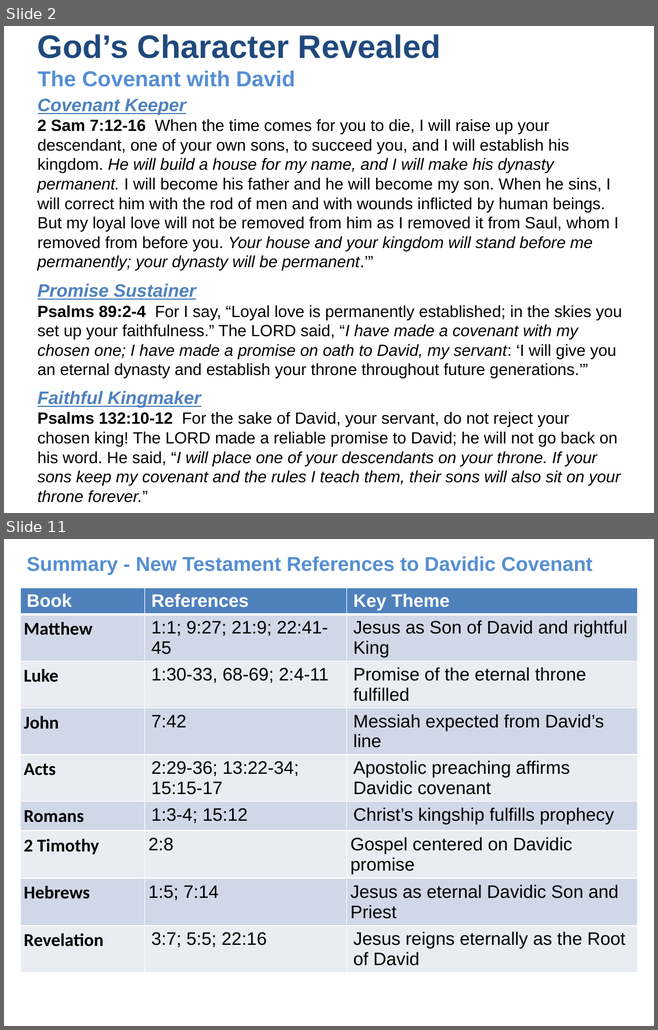
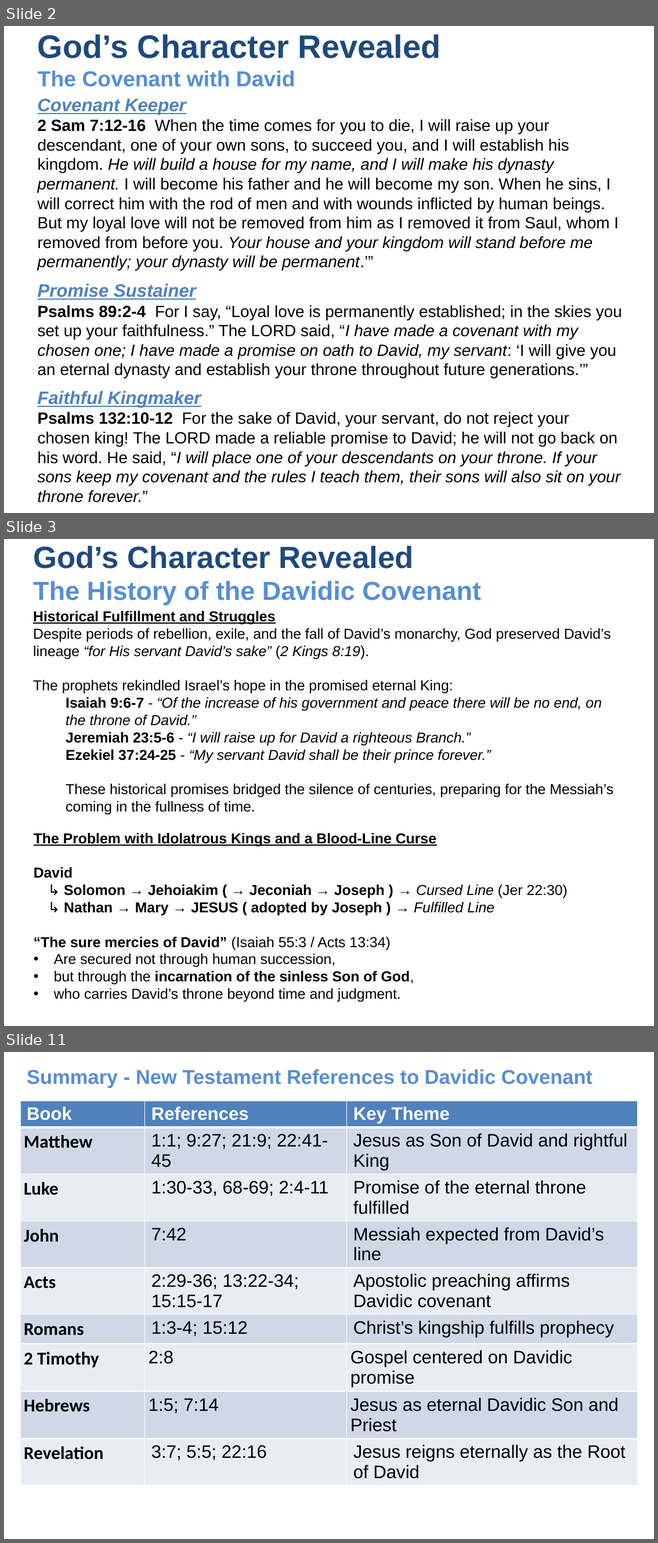
Before and after one commit to UsefulEngines/EvangelismPublic, a slide deck: 2025-Q4/Promises4/2025-10-26-Promises4.pptx. Shown one above the other, each under a label of ours: slides 2 and 11 before the commit, slides 2, 3 and 11 after it; the slides between them are not shown. The pictures are 658x1030 and 658x1543 pixels, drawn with LibreOffice and Linux fonts; fonts in the diff are those of the drawing. Boxes give left, top, right and bottom in pixels: in the first picture for what was removed or moved away, otherwise in the second. Text is boxed around its words. In the diff, an @@ line names an element or a change of style, - is before the commit and + after.

```diff
--- a/2025-Q4/Promises4/2025-10-26-Promises4.pptx
+++ b/2025-Q4/Promises4/2025-10-26-Promises4.pptx
@@ slide 3 added at box(4, 539, 654, 1026), background #FFFFFF @@
@@ text added at box(33, 545, 481, 605), 28.9 pt, text #558ED5, bold @@
+God’s Character Revealed
+The History of the Davidic Covenant
@@ text added at box(33, 611, 613, 815), 16 pt, text #000000 @@
+Historical Fulfillment and Struggles
+Despite periods of rebellion, exile, and the fall of David’s monarchy, God preserved David’s lineage “for His servant David’s sake” (2 Kings 8:19).
+The prophets rekindled Israel’s hope in the promised eternal King:
+  Isaiah 9:6-7 - “Of the increase of his government and peace there will be no end, on the throne of David.”
+  Jeremiah 23:5-6 - “I will raise up for David a righteous Branch.”
+  Ezekiel 37:24-25 - “My servant David shall be their prince forever.”
+These historical promises bridged the silence of centuries, preparing for the Messiah’s coming in the fullness of time.
@@ text added at box(34, 833, 567, 1002), 16 pt, text #000000, bold @@
+The Problem with Idolatrous Kings and a Blood-Line Curse
+David
+↳ Solomon → Jehoiakim ( → Jeconiah → Joseph ) → Cursed Line (Jer 22:30)
+↳ Nathan → Mary → JESUS ( adopted by Joseph ) → Fulfilled Line
+“The sure mercies of David” (Isaiah 55:3 / Acts 13:34)
+• Are secured not through human succession,
+• but through the incarnation of the sinless Son of God,
+• who carries David’s throne beyond time and judgment.
```
Also in this commit, not shown: 5 slides changed, 2 other slides added, 3 slides removed.
